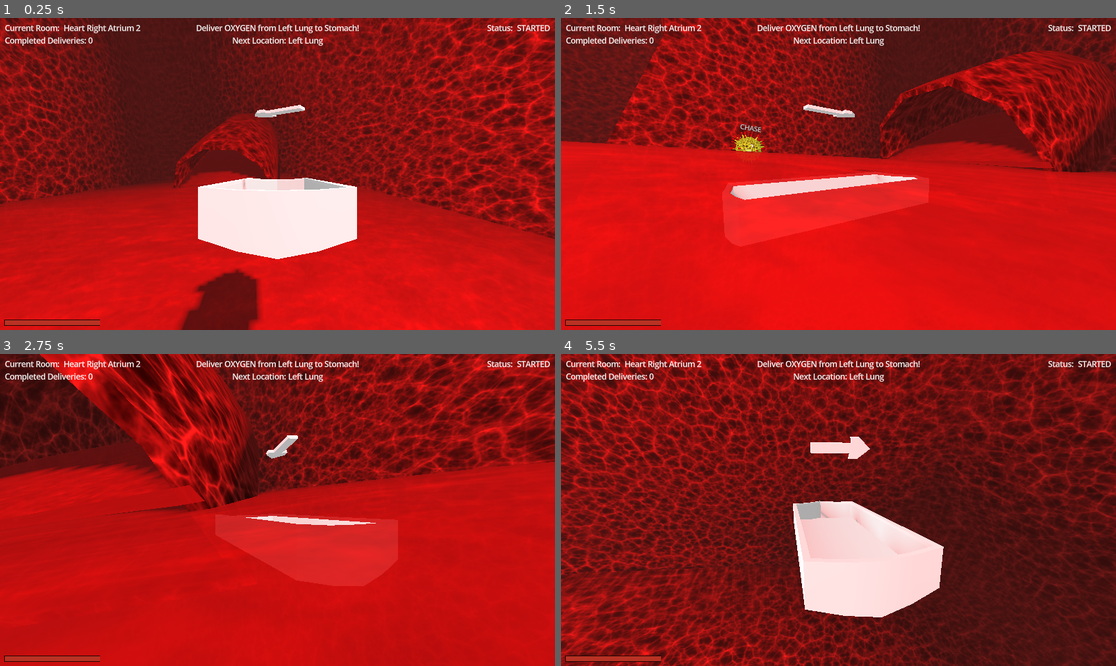
Above: before the commit, frames 1-4 (two rows, left to right).
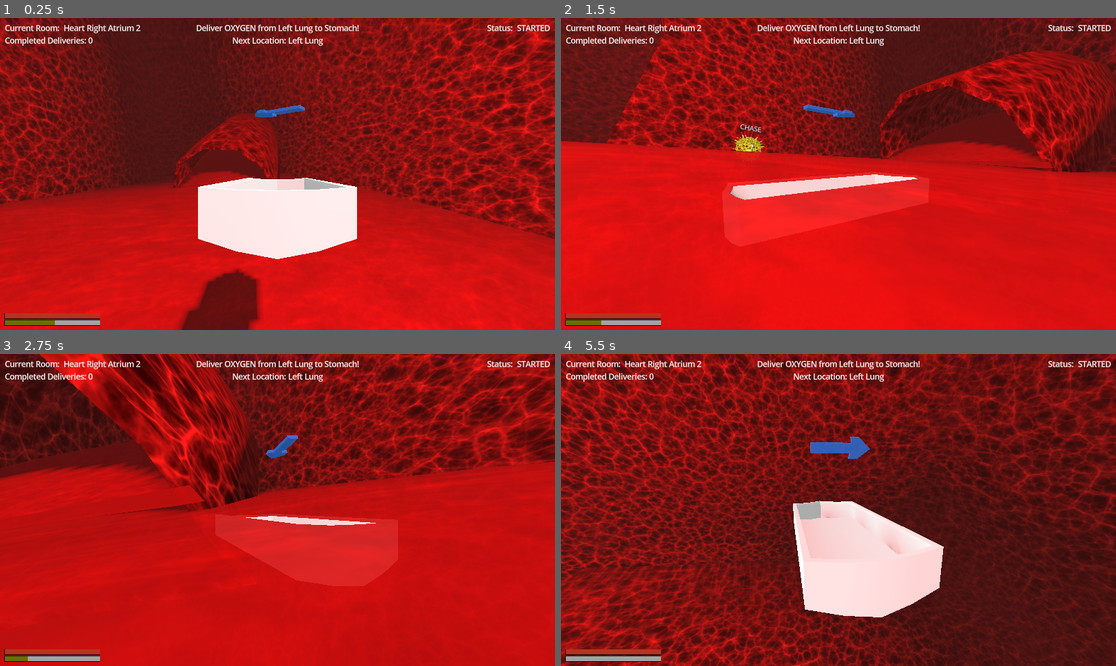
Above: after the commit, the same moments.

Repository: petegilb/bloodstream
Game: Godot game, scene res://levels/mainlevel.tscn
Same seed, same stepped clock (60 frames per second), same inputs: the game is played once before the commit and once after it. Sound files missing from this copy of the repository are replaced by a short silence.
Inputs (mouse positions are in pixels of both pictures, inside the frame that each line leads up to):
- Up to frame 1 (0.25 s): no input
- Up to frame 2 (1.5 s): move the mouse to (866, 174) at 0.52 s; hold Shift (boost) 0.53-1.28 s; hold W (move_forward) from 0.53 s (still down); move the mouse to (810, 174) at 1.27 s; tap Shift (boost) at 1.35 s
- Up to frame 3 (2.75 s): keep holding W (move_forward); move the mouse to (288, 503) at 2.02 s; hold Shift (boost) from 2.03 s (still down)
- Up to frame 4 (5.5 s): keep holding W (move_forward); move the mouse to (832, 516) at 2.77 s; release Shift (boost) at 2.78 s; tap Shift (boost) at 2.85, 4.35 s; move the mouse to (877, 513) at 3.52 s; hold Shift (boost) 3.53-4.28 s; move the mouse to (794, 506) at 4.27 s; move the mouse to (844, 510) at 5.02 s; hold Shift (boost) from 5.03 s (still down)

The runs differ from the first frame. In frame 1, 0.8% of the frame differs, in the area x 0-55%, y 27-99%; in frame 2, 0.8%; in frame 3, 0.8%; in frame 4, 38%, in the area x 0-100%, y 0-100%.

Commit message:
add gas meter

Diff:
--- a/core/gui/gui.gd
+++ b/core/gui/gui.gd
@@ -8,7 +8,8 @@
 @onready var delivery_status = $MarginContainer3/VBoxContainer/HBoxContainer/DeliveryStatus
 @onready var game_over_screen = $GameOverScreen
 @onready var pause_screen = $PauseScreen
-@onready var health_bar: ProgressBar = $MarginContainer4/HealthBar
+@onready var health_bar: ProgressBar = $MarginContainer4/VBoxContainer/HealthBar
+@onready var gas_bar: ProgressBar = $MarginContainer4/VBoxContainer/GasBar
 @onready var volume_slider: Slider = $PauseScreen/VBoxContainer/HBoxContainer/VolumeSlider
 @onready var sensitivity_slider: Slider = $PauseScreen/VBoxContainer/HBoxContainer2/SensitivitySlider
 
--- a/core/gui/gui.tscn
+++ b/core/gui/gui.tscn
@@ -22,6 +22,13 @@
 content_margin_bottom = 5.0
 bg_color = Color(0.72, 0.19512, 0.1368, 1)
 
+[sub_resource type="StyleBoxFlat" id="StyleBoxFlat_1ko2i"]
+content_margin_left = 5.0
+content_margin_top = 5.0
+content_margin_right = 5.0
+content_margin_bottom = 5.0
+bg_color = Color(0.4149, 0.436791, 0, 1)
+
 [sub_resource type="LabelSettings" id="LabelSettings_sp6a4"]
 font_size = 56
 
@@ -200,10 +207,20 @@
 theme_override_constants/margin_left = 10
 theme_override_constants/margin_bottom = 10
 
-[node name="HealthBar" type="ProgressBar" parent="MarginContainer4"]
+[node name="VBoxContainer" type="VBoxContainer" parent="MarginContainer4"]
+layout_mode = 2
+
+[node name="HealthBar" type="ProgressBar" parent="MarginContainer4/VBoxContainer"]
 layout_mode = 2
 theme_override_styles/background = SubResource("StyleBoxFlat_cx4gr")
 theme_override_styles/fill = SubResource("StyleBoxFlat_sp6a4")
+value = 58.79
+show_percentage = false
+
+[node name="GasBar" type="ProgressBar" parent="MarginContainer4/VBoxContainer"]
+layout_mode = 2
+theme_override_styles/background = SubResource("StyleBoxFlat_cx4gr")
+theme_override_styles/fill = SubResource("StyleBoxFlat_1ko2i")
 value = 58.79
 show_percentage = false
 
--- a/prefabs/boat_character.tscn
+++ b/prefabs/boat_character.tscn
@@ -26,6 +26,7 @@
 backward_row_force = 15
 boost_modifier = 4.0
 turn_force = 10
+gas_depletion_rate = 20.0
 
 [node name="MeshInstance3D" type="MeshInstance3D" parent="."]
 mesh = ExtResource("1_3sn2q")
--- a/scripts/boat.gd
+++ b/scripts/boat.gd
@@ -14,6 +14,8 @@
 @export var non_submerged_movement_modifer := .4
 @export var arrow_lerp_speed := 5.0
 @export var base_health := 100
+@export var max_gas := 100
+@export var gas_depletion_rate := 5.0
 
 @onready var gravity: float = ProjectSettings.get_setting("physics/3d/default_gravity")
 @onready var probes: Array[Node] = $ProbeContainer.get_children()
@@ -25,6 +27,7 @@
 var submerged = false
 var in_water = false
 var health = base_health
+var gas = 50
 
 # References: https://www.youtube.com/watch?v=_R2KDcAp1YQ, https://www.youtube.com/watch?v=UaOQdMKQrjA
 
@@ -79,8 +82,9 @@
 				apply_force(force, p.global_position - global_position)
 
 	var final_forward_row_force = forward_row_force
-	if Input.is_action_pressed("boost"):
+	if Input.is_action_pressed("boost") and gas > 0:
 		final_forward_row_force *= boost_modifier
+		gas = clamp(gas - (gas_depletion_rate * delta), 0, max_gas)
 		if not boost_sound.playing:
 			boost_sound.play()
 	else:
--- a/scripts/game_manager.gd
+++ b/scripts/game_manager.gd
@@ -133,6 +133,7 @@
 		return
 
 	gui.health_bar.value = player.health
+	gui.gas_bar.value = player.gas
 	if _current_delivery == null:
 		set_current_delivery(get_next_delivery())
 	else:
Not shown: 1 places in core/gui/gui.tscn that only renumber resources
